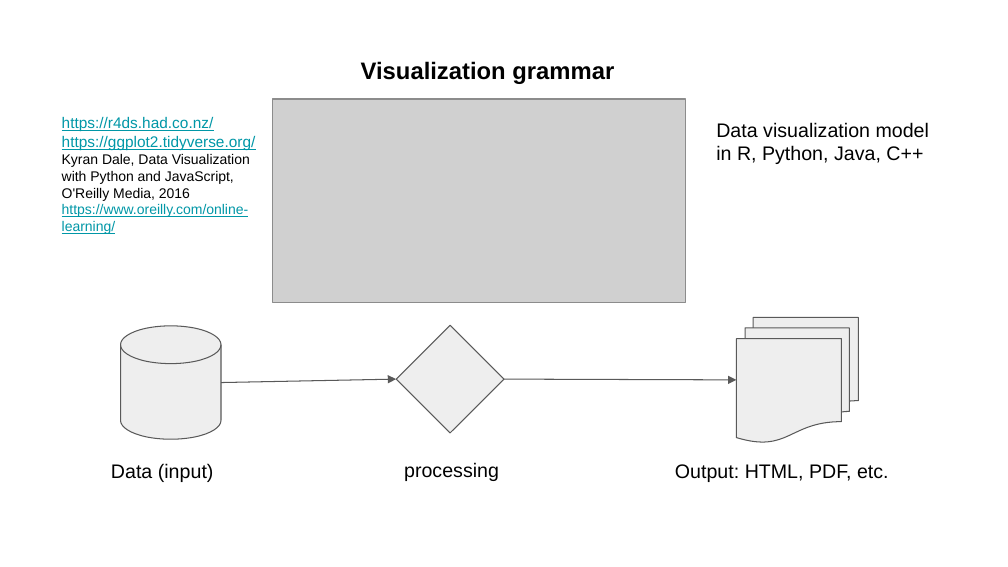
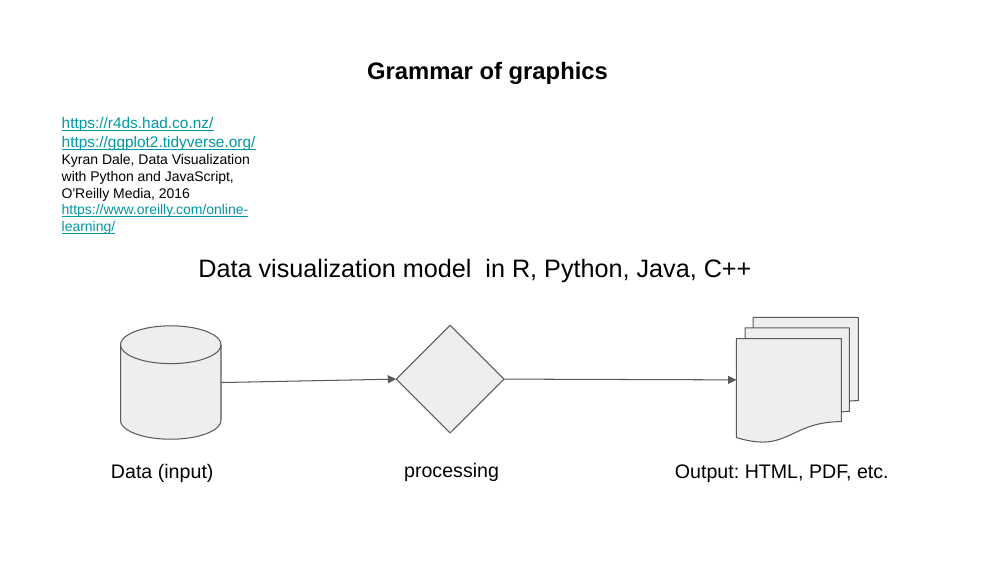
Before and after one commit to claudiotubertini/WHOmanities, a slide deck: slide 2 of Client-side_Data_Visualization.pptx. Drawn at 1008x567 pixels with LibreOffice and Linux fonts; fonts in the diff are those of the drawing; grey boxes stand for pictures. Boxes give left, top, right and bottom in pixels: in the first picture for what was removed or moved away, otherwise in the second. Text is boxed around its words. In the diff, an @@ line names an element or a change of style, - is before the commit and + after.

Commit message:
slides updated

```diff
--- a/Client-side_Data_Visualization.pptx
+++ b/Client-side_Data_Visualization.pptx
@@ text at <box>367,61,608,84</box>: text changed @@
-Visualization grammar
+Grammar of graphics
@@ picture removed at <box>273,99,685,302</box> @@
@@ text "Data visualization model in R, ...": place and size @@
-text "Data visualization model in R, ..." at <box>716,122,929,164</box>
+text "Data visualization model in R, ..." at <box>198,258,752,283</box>
@@ text "Data visualization model in R, ..." at <box>198,258,752,283</box>: size 14 to 18 pt @@
```
Also in this commit, not shown: 1 slide added.
